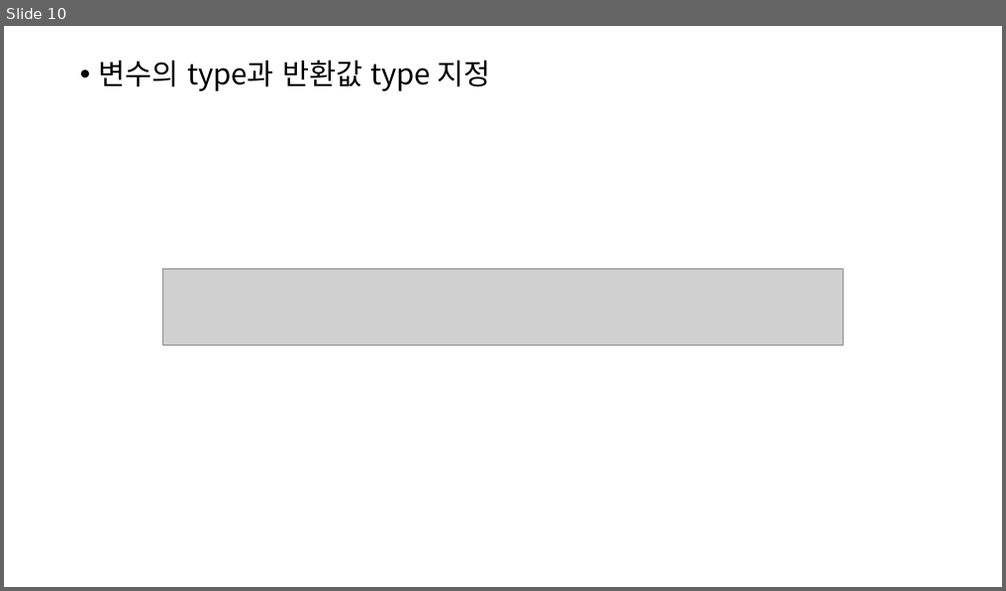
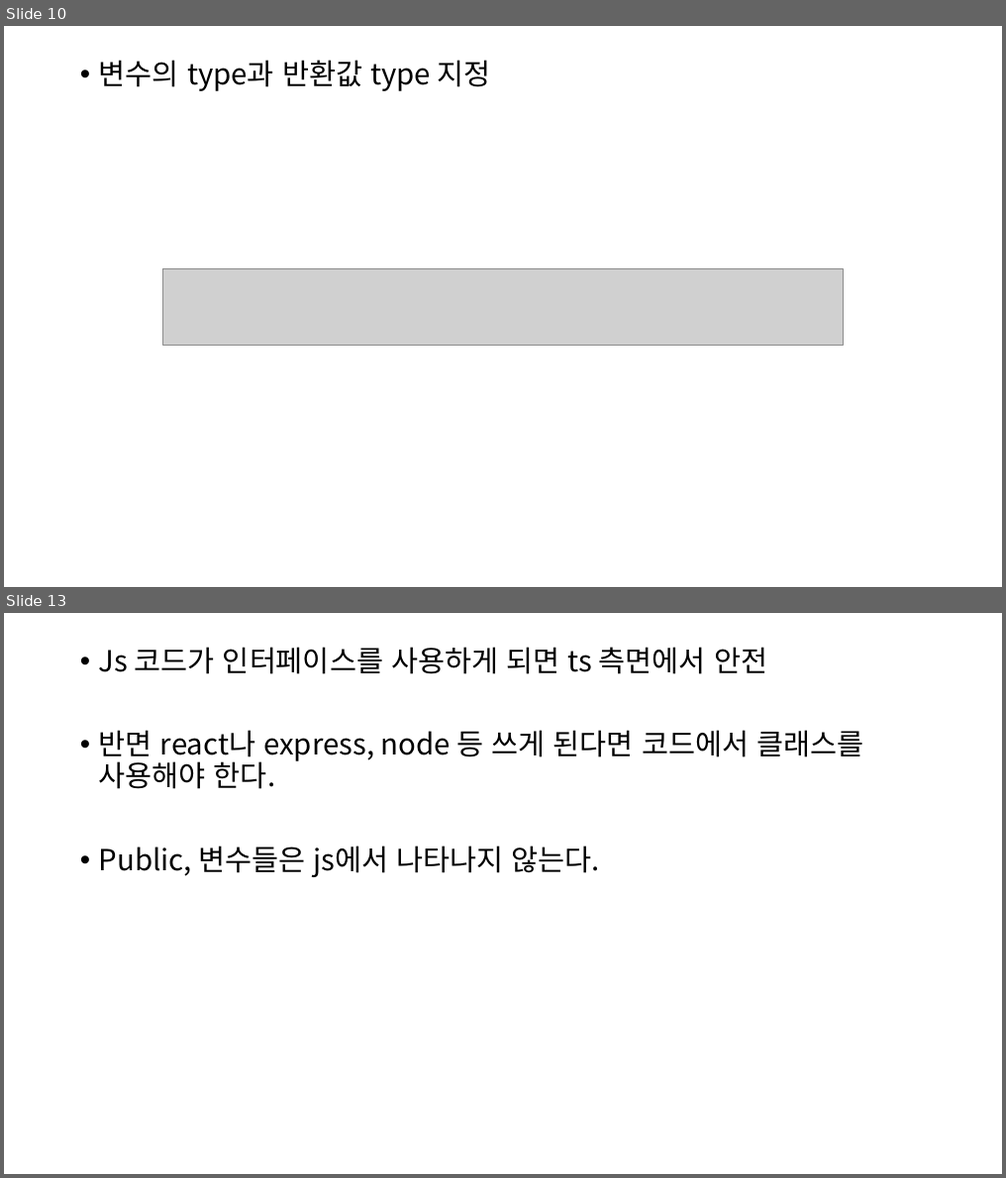
Before and after one commit to cscim918/typechain, a slide deck: Typescript 블록체인.pptx. Shown one above the other, each under a label of ours: slide 10 before the commit, slides 10 and 13 after it; the slides between them are not shown. The pictures are 1006x591 and 1006x1178 pixels, drawn with LibreOffice and Linux fonts; fonts in the diff are those of the drawing; grey boxes stand for pictures. Boxes give left, top, right and bottom in pixels: in the first picture for what was removed or moved away, otherwise in the second. Text is boxed around its words. In the diff, an @@ line names an element or a change of style, - is before the commit and + after.

```diff
--- a/Typescript 블록체인.pptx
+++ b/Typescript 블록체인.pptx
@@ slide 13 added at box(4, 613, 1002, 1174), background #FFFFFF @@
@@ text added at box(99, 647, 863, 877), 28 pt, text #000000 @@
+• Js 코드가 인터페이스를 사용하게 되면 ts 측면에서 안전
+• 반면 react나 express, node 등 쓰게 된다면 코드에서 클래스를 사용해야 한다.
+• Public, 변수들은 js에서 나타나지 않는다.
```
Also in this commit, not shown: 5 other slides added, 6 slides removed, 3 other files.
